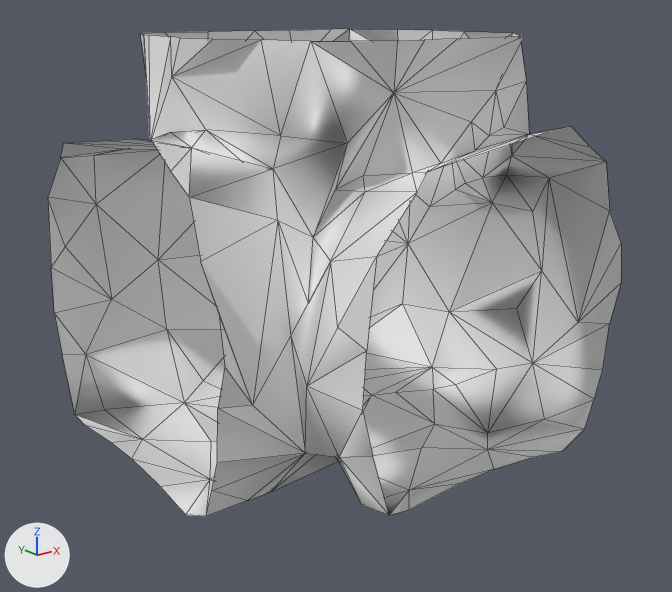
The glTF model Rogue-Robots/Assets/Models/ModularBlocks/LUpConnector_Col.gltf as it was, and as the next commit left it.
The view is the same before and after, from a 50 mm lens placed at (-6.11, -7.86, 5.28), pointed at (-0.08, -0.33, 2.26). Lighting does not change. The marker at lower left points along +X, +Y and +Z. Mesh edges are drawn as thin lines. Vertices at the same position are counted once.

Names of what the first picture shows: 'LUpConnector_Col'.
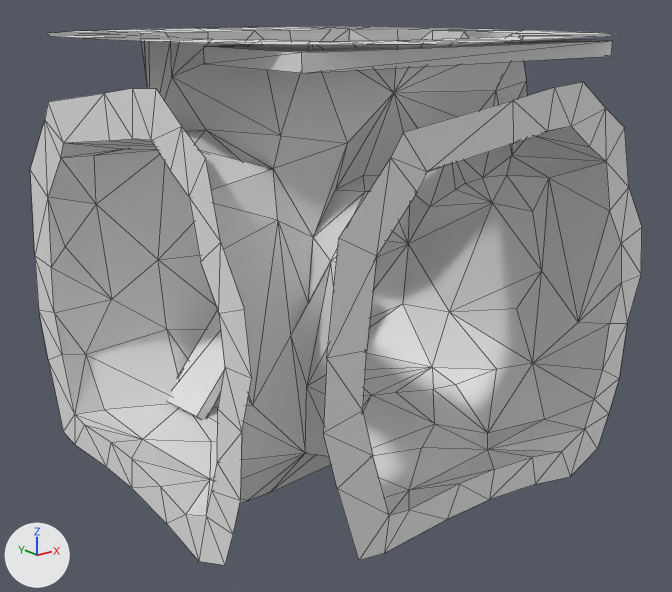
Edits to the bpy script that builds the scene:
```text
Change me_scene_025:
    used by ob_lupconnector_col; location = (0.0, 0.0, 0.0)
    remove me_scene_025.from_pydata(...)  # 196 vertices, 322 faces; spans x -2.5..1.94, y -2.5..1.62, z 0.73..5.0
    add me_scene_025.from_pydata(...)  # 292 vertices, 502 faces; spans x -2.59..2.44, y -2.81..2.52, z 0.48..5.0
    me_scene_025 part 1: a new loose piece, a box spanning x -2.0..1.68, y -2.33..-0.98, z 4.81..4.95
    me_scene_025 part 2
    88 vertices are added at x -2.59..2.44, y -2.81..2.52, z 0.48..5.0
    168 new faces join them
    me_scene_025 part 3: the surface is now shaded flat
```

Location of each change, (x1, y1, x2, y2) in pixels of the pictures (672 x 592 px):
'LUpConnector_Col', reshaped (7% wider, 10% taller)
    before: (48, 29, 621, 516)
    after: (30, 27, 642, 565)
part 1 of me_scene_025, added
    after: (204, 38, 613, 73)
part 2 of me_scene_025, added
    after: (30, 27, 642, 565)
